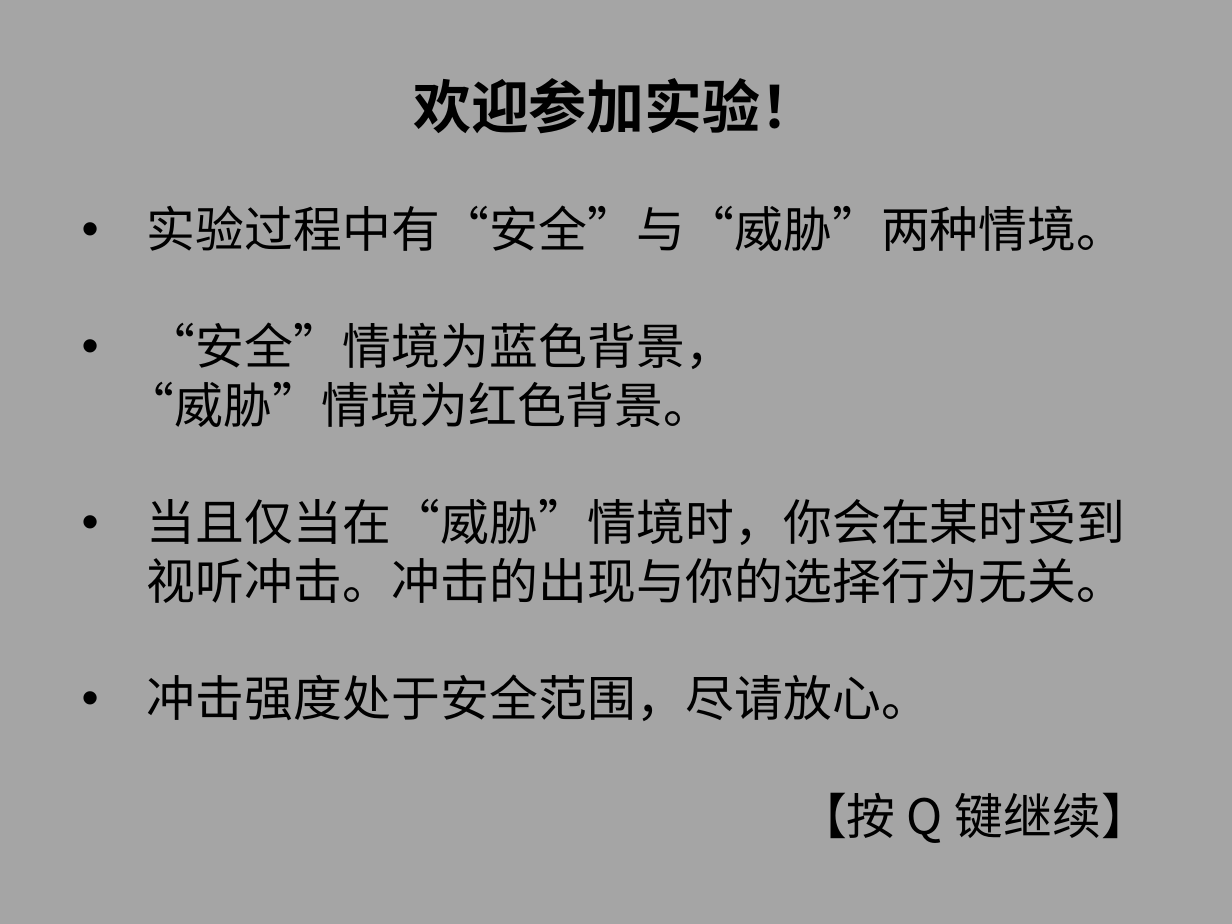
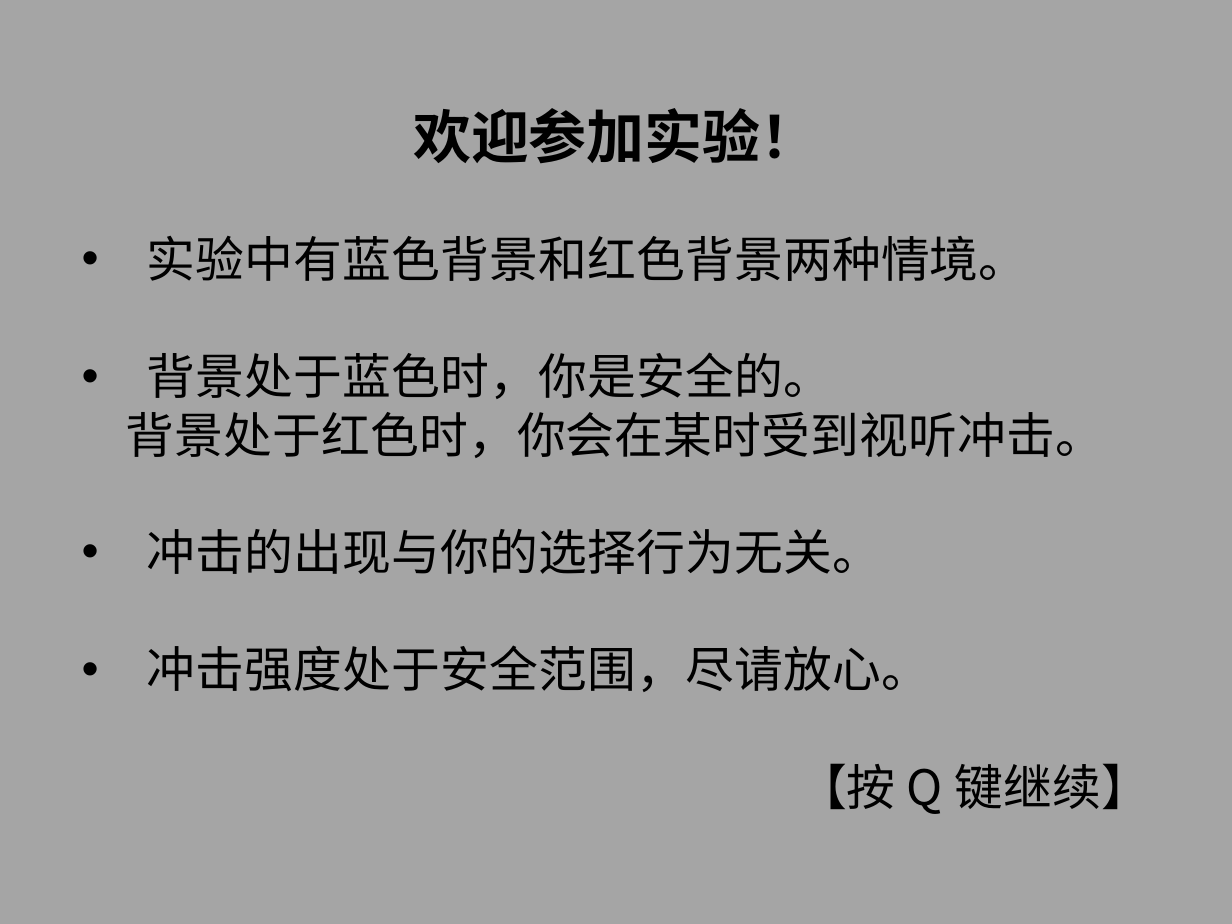
Before and after one commit to MYF2000/matlab-final-homework, a slide deck: slide 1 of task/instructions.pptx. Drawn at 1232x924 pixels with LibreOffice and Linux fonts; fonts in the diff are those of the drawing. Boxes give left, top, right and bottom in pixels: in the first picture for what was removed or moved away, otherwise in the second. Text is boxed around its words. In the diff, an @@ line names an element or a change of style, - is before the commit and + after.

```diff
--- a/task/instructions.pptx
+++ b/task/instructions.pptx
@@ text "欢迎参加实验！": place and size @@
-text "欢迎参加实验！" at bbox=[126, 78, 1150, 843]
+text "欢迎参加实验！" at bbox=[126, 108, 1150, 814]
@@ text at bbox=[126, 236, 1105, 574]: text changed @@
-• 实验过程中有“安全”与“威胁”两种情境。
-• “安全”情境为蓝色背景，
-“威胁”情境为红色背景。
-• 当且仅当在“威胁”情境时，你会在某时受到视听冲击。冲击的出现与你的选择行为无关。
+• 实验中有蓝色背景和红色背景两种情境。
+• 背景处于蓝色时，你是安全的。
+背景处于红色时，你会在某时受到视听冲击。
+• 冲击的出现与你的选择行为无关。
```
Also in this commit, not shown: 2 other slides changed, 3 other files.
